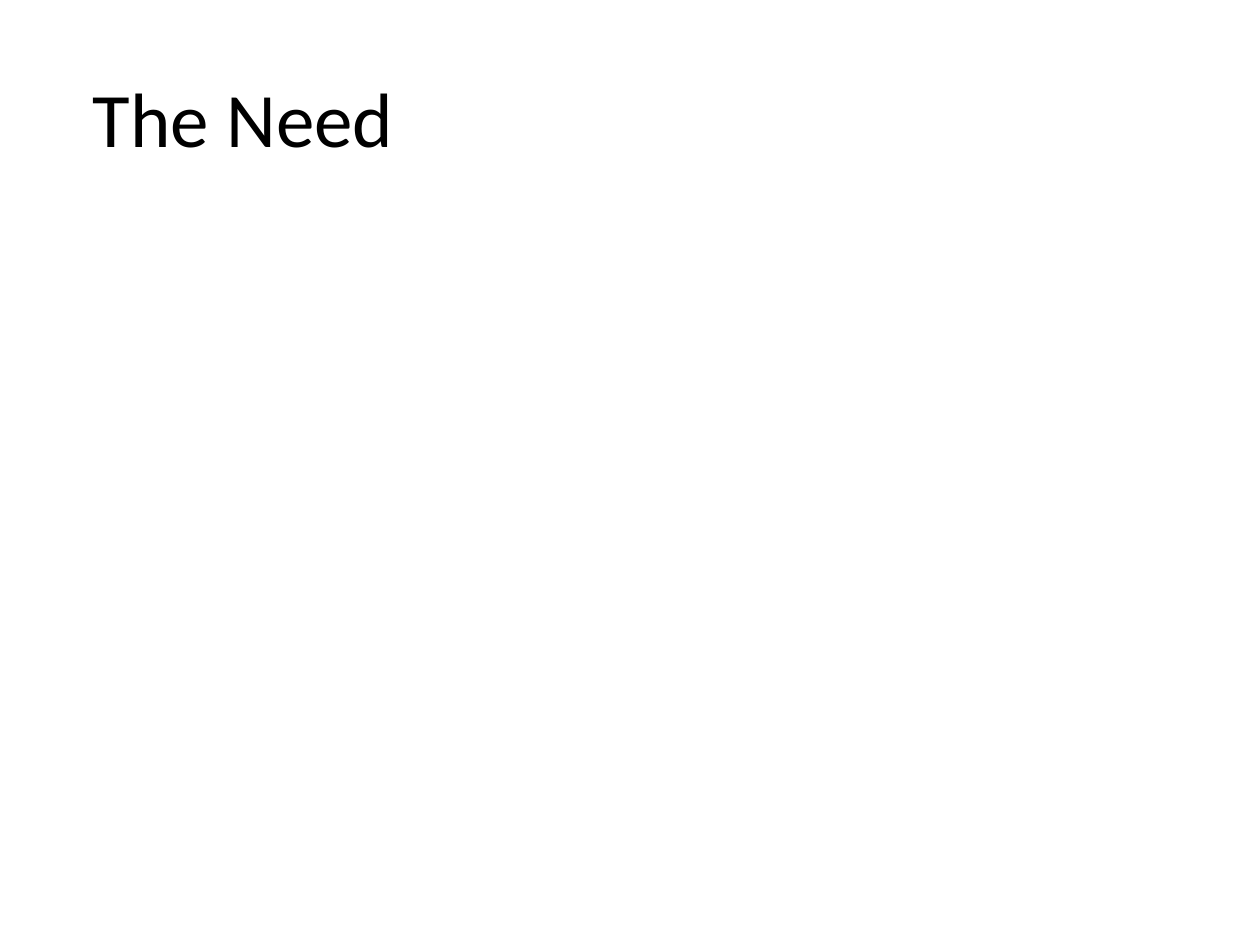
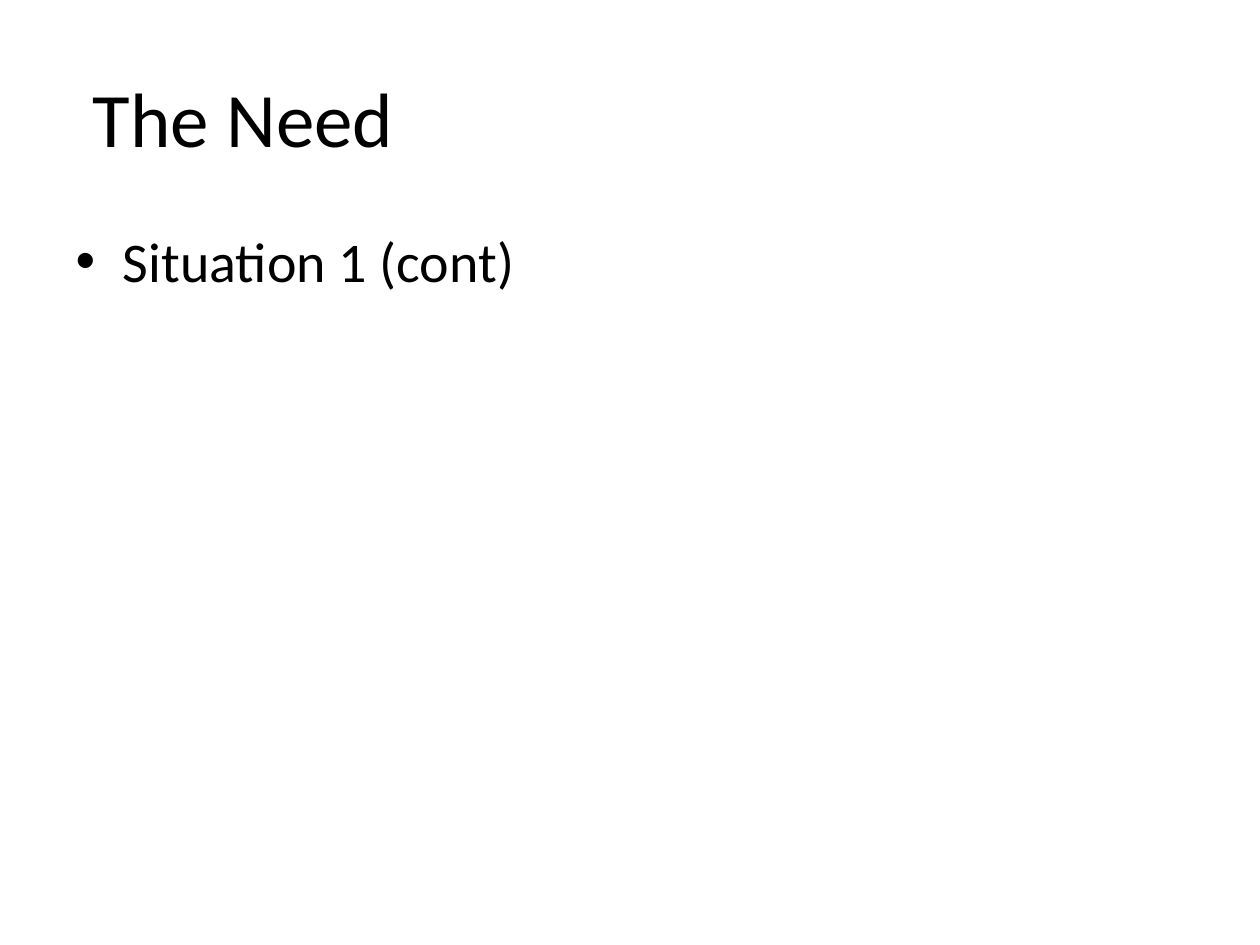
Before and after one commit to ICBM/TARS, a slide deck: slide 4 of doc/final_presentation.pptx. Drawn at 1260x945 pixels with LibreOffice and Linux fonts; fonts in the diff are those of the drawing; background and template pictures are left out. Boxes give left, top, right and bottom in pixels: in the first picture for what was removed or moved away, otherwise in the second. Text is boxed around its words. In the diff, an @@ line names an element or a change of style, - is before the commit and + after.

```diff
--- a/doc/final_presentation.pptx
+++ b/doc/final_presentation.pptx
@@ text added at (123, 241, 514, 290), 32 pt, text #000000 @@
+• Situation 1 (cont)
```
Also in this commit, not shown: 2 other slides changed.
